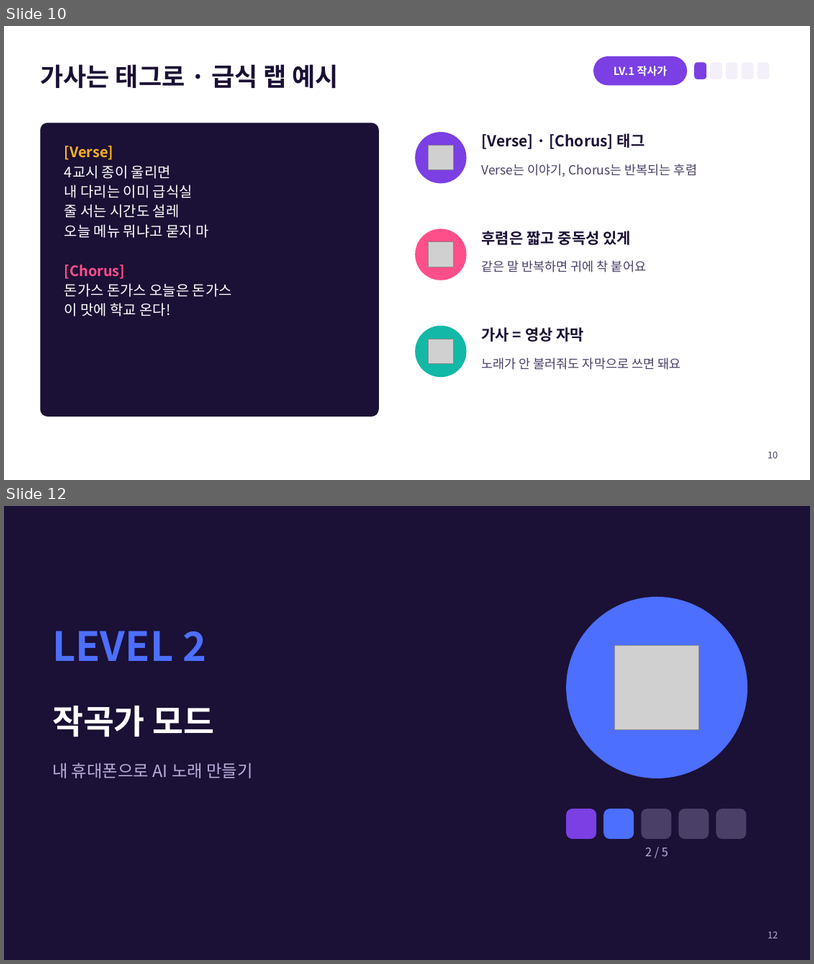
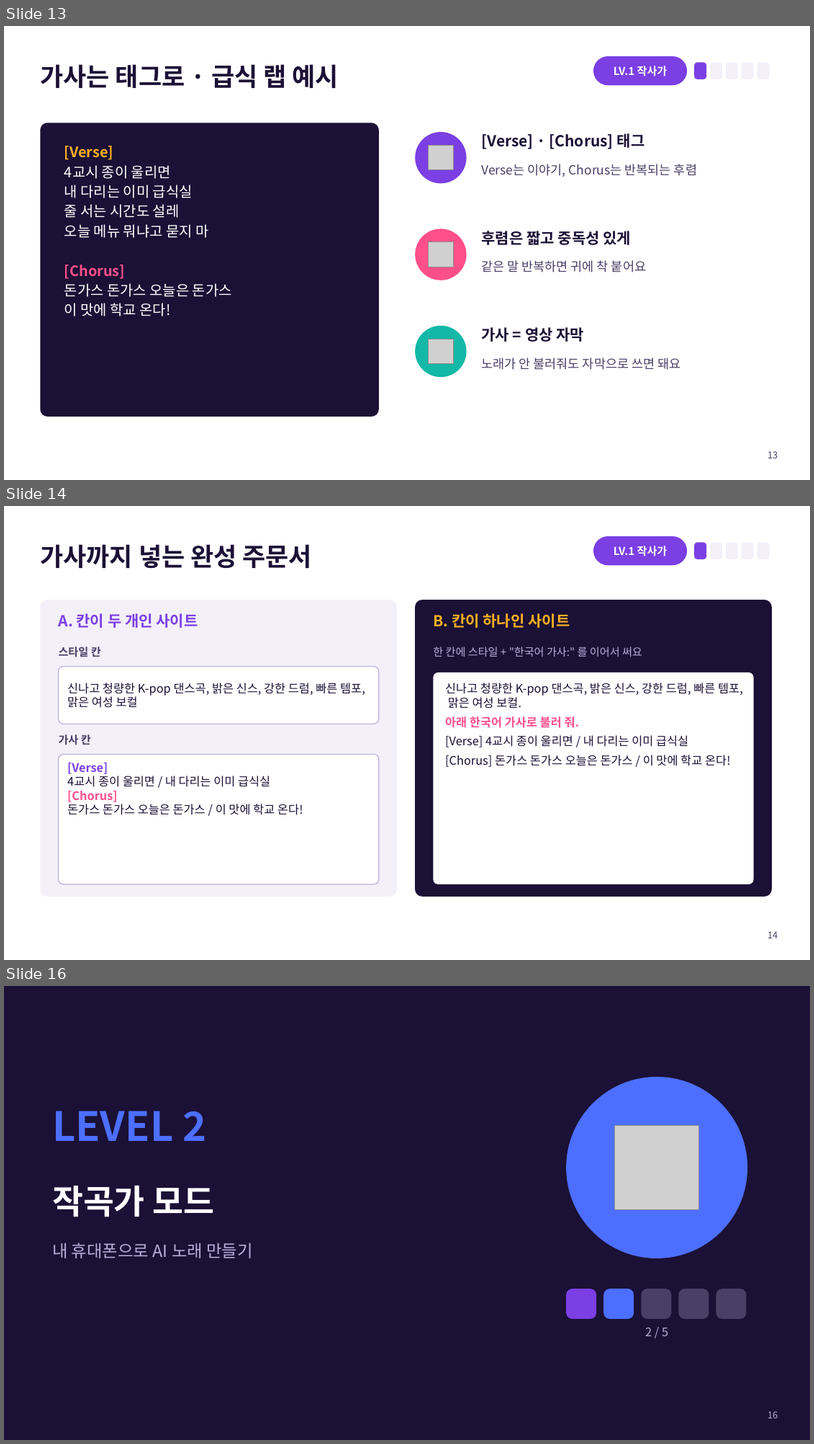
Before and after one commit to jisun294020-ops/school, a slide deck: 평택여고_2026-10-21/PPT_중학생용_AI프로듀서_게임수업.pptx. Shown one above the other, each under a label of ours: slides 10 and 12 before the commit, slides 13, 14 and 16 after it; the slides between them are not shown. The pictures are 814x964 and 814x1444 pixels, drawn with LibreOffice and Linux fonts; fonts in the diff are those of the drawing; grey boxes stand for pictures. Boxes give left, top, right and bottom in pixels: in the first picture for what was removed or moved away, otherwise in the second. Text is boxed around its words. In the diff, an @@ line names an element or a change of style, - is before the commit and + after.

```diff
--- a/평택여고_2026-10-21/PPT_중학생용_AI프로듀서_게임수업.pptx
+++ b/평택여고_2026-10-21/PPT_중학생용_AI프로듀서_게임수업.pptx
@@ slide 14 added at [4, 506, 810, 960], background #FFFFFF @@
@@ title added at [40, 544, 313, 568], 30 pt, text #1B1035, bold @@
+가사까지 넣는 완성 주문서
@@ rounded rectangle added at [594, 536, 687, 565], fill #7B3FE4 @@
@@ text added at [614, 546, 668, 556], 13 pt, text #FFFFFF, bold @@
+LV.1 작사가
@@ rounded rectangle added at [695, 542, 707, 559], fill #7B3FE4 @@
@@ rounded rectangle added at [710, 542, 723, 559], fill #F3F0FA @@
@@ rounded rectangle added at [726, 542, 738, 559], fill #F3F0FA @@
@@ rounded rectangle added at [742, 542, 754, 559], fill #F3F0FA @@
@@ rounded rectangle added at [758, 542, 770, 559], fill #F3F0FA @@
@@ rounded rectangle added at [40, 600, 397, 896], fill #F3F0FA @@
@@ text added at [59, 613, 198, 628], 18 pt, text #7B3FE4, bold @@
+A. 칸이 두 개인 사이트
@@ rounded rectangle added at [415, 600, 772, 896], fill #1B1035 @@
@@ text added at [433, 613, 570, 628], 18 pt, text #FFB020, bold @@
+B. 칸이 하나인 사이트
@@ text added at [59, 646, 101, 657], 13 pt, text #4A3F66, bold @@
+스타일 칸
@@ text added at [433, 646, 643, 656], 13 pt, text #B9AEDB @@
+한 칸에 스타일 + "한국어 가사:" 를 이어서 써요
@@ rounded rectangle added at [59, 667, 379, 723], fill #FFFFFF, outline #B9AEDB 1 pt @@
@@ rounded rectangle added at [434, 672, 754, 884], fill #FFFFFF @@
@@ text added at [67, 682, 365, 708], 14 pt, text #1B1035 @@
+신나고 청량한 K-pop 댄스곡, 밝은 신스, 강한 드럼, 빠른 템포, 맑은 여성 보컬
@@ text added at [445, 682, 743, 767], 14 pt, text #1B1035 @@
+신나고 청량한 K-pop 댄스곡, 밝은 신스, 강한 드럼, 빠른 템포, 맑은 여성 보컬.
+아래 한국어 가사로 불러 줘.
+[Verse] 4교시 종이 울리면 / 내 다리는 이미 급식실
+[Chorus] 돈가스 돈가스 오늘은 돈가스 / 이 맛에 학교 온다!
@@ text added at [59, 734, 91, 745], 13 pt, text #4A3F66, bold @@
+가사 칸
@@ rounded rectangle added at [59, 754, 379, 884], fill #FFFFFF, outline #B9AEDB 1 pt @@
@@ text added at [67, 762, 304, 815], 14 pt, text #1B1035 @@
+[Verse]
+4교시 종이 울리면 / 내 다리는 이미 급식실
+[Chorus]
+돈가스 돈가스 오늘은 돈가스 / 이 맛에 학교 온다!
@@ page number added at [768, 931, 778, 938], 11 pt, text #4A3F66 @@
+14
@@ what was slide 10 is now slide 13 @@
@@ page number at [768, 451, 778, 458]: text changed @@
-10
+13
@@ what was slide 12 is now slide 16 @@
@@ page number at [768, 1411, 778, 1418]: text changed @@
-12
+16
```
Also in this commit, not shown: 2 slides changed, 4 other slides added, 2 other files.
